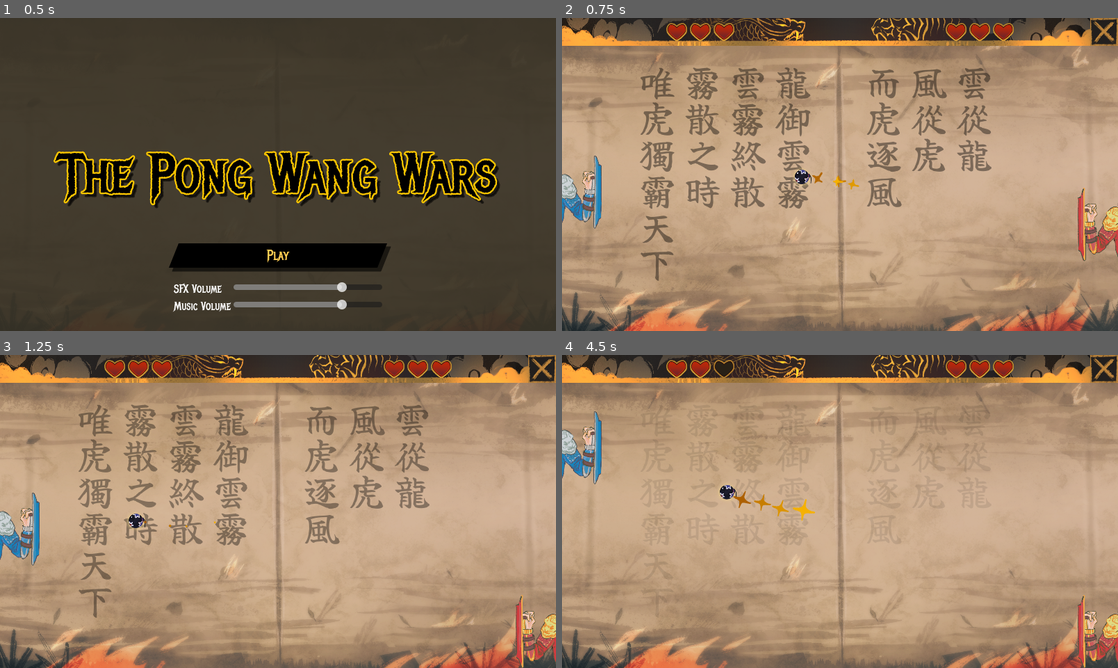
Above: before the commit, frames 1-4 (two rows, left to right).
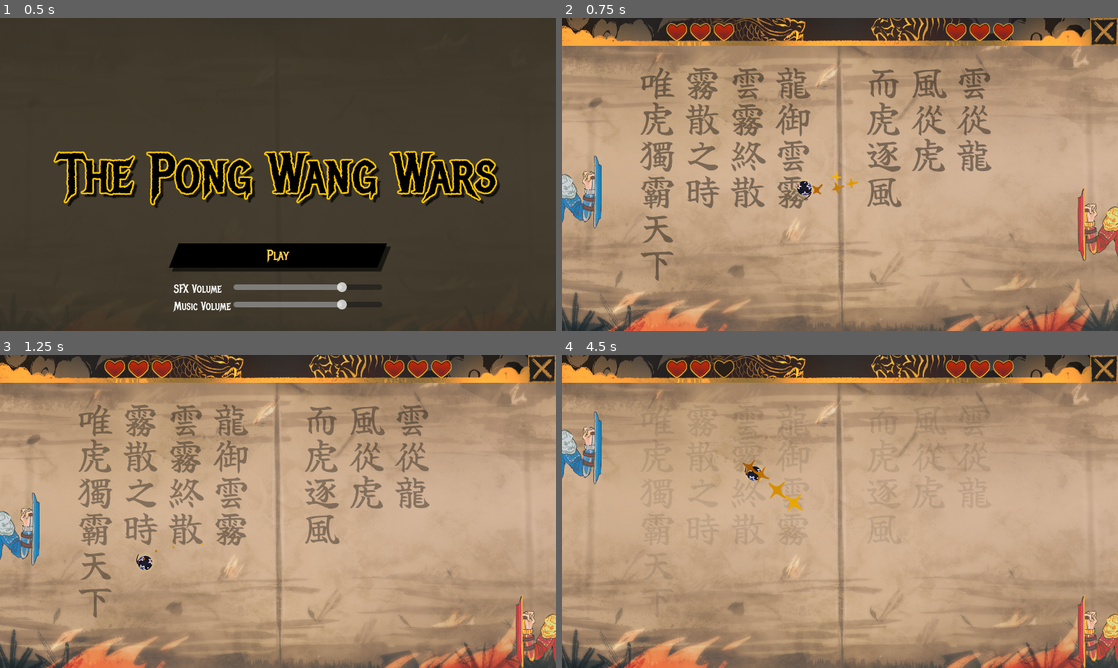
Above: after the commit, the same moments.

Repository: parrotwise/gmtk26-pong
Game: Godot game, scene res://Menu/main_menu.tscn
The game is run twice, just before and just after one commit, with the same random seed, the same clock (stepped at 60 frames per second) and the same inputs. Sound files missing from this copy of the repository are replaced by a short silence.
Inputs:
- Up to frame 1 (0.5 s): no input
- Up to frame 2 (0.75 s): click "Play" at 0.5 s
- Up to frame 3 (1.25 s): no input
- Up to frame 4 (4.5 s): hold Up (ui_up) 1.28-2.03 s; hold Down (ui_down) 2.03-2.78 s; hold Up (ui_up) 2.78-4.28 s; hold Down (ui_down) from 4.28 s (still down)

Frame 1 is identical in both runs. In frame 2, 0.4% of the frame differs, in the area x 41-54%, y 48-58%; in frame 3, 0.2%; in frame 4, 0.6%, in the area x 28-46%, y 33-53%.

Commit message:
Add angular speed to the ball, modified on bounce proportionally to the change in the direction of motion

Diff:
--- a/Scripts/ball.gd
+++ b/Scripts/ball.gd
@@ -39,6 +39,7 @@
 	get: return $Collider.shape.radius
 
 var direction: float # in radians
+var angular_speed: float # in rad/s
 
 
 func _ready() -> void:
@@ -51,12 +52,14 @@
 
 func _physics_process(delta: float) -> void:
 	position += Vector2(cos(direction), sin(direction)) * speed * delta
+	rotation += angular_speed * delta
 
 	var collision_top: bool = (position.y - collider_radius) <= position_y_min
 	var collision_bottom: bool = (position.y + collider_radius) >= position_y_max
 
 	if collision_top or collision_bottom:
 		position = Vector2(position.x, clampf(position.y, position_y_min, position_y_max))
+		angular_speed -= 4*PI - 4*direction
 		direction = 2*PI - direction
 		bounce_wall.emit()
 
@@ -76,6 +79,7 @@
 
 func _on_body_entered(body: Node2D) -> void:
 	var body_motion: Direction = Direction.NONE
+	var initial_angle: float = direction
 
 	if body is Player:
 		if body.velocity.y > 0:
@@ -161,11 +165,15 @@
 
 	speed *= 1 + pct_speedup_per_bump / 100.0
 
+	var angle_delta: float = direction - initial_angle
+	angular_speed -= 2 * angle_delta
+
 
 func reset() -> void:
 	$ParticleAnchor/Particles.emitting = true
 	position = get_viewport_rect().size / 2
 	direction = RandUtil.randfloat(PI * 3/4, PI * 5/4)
+	angular_speed = RandUtil.randfloat(PI, 2 * PI)
 	set_physics_process(true)
 
 
